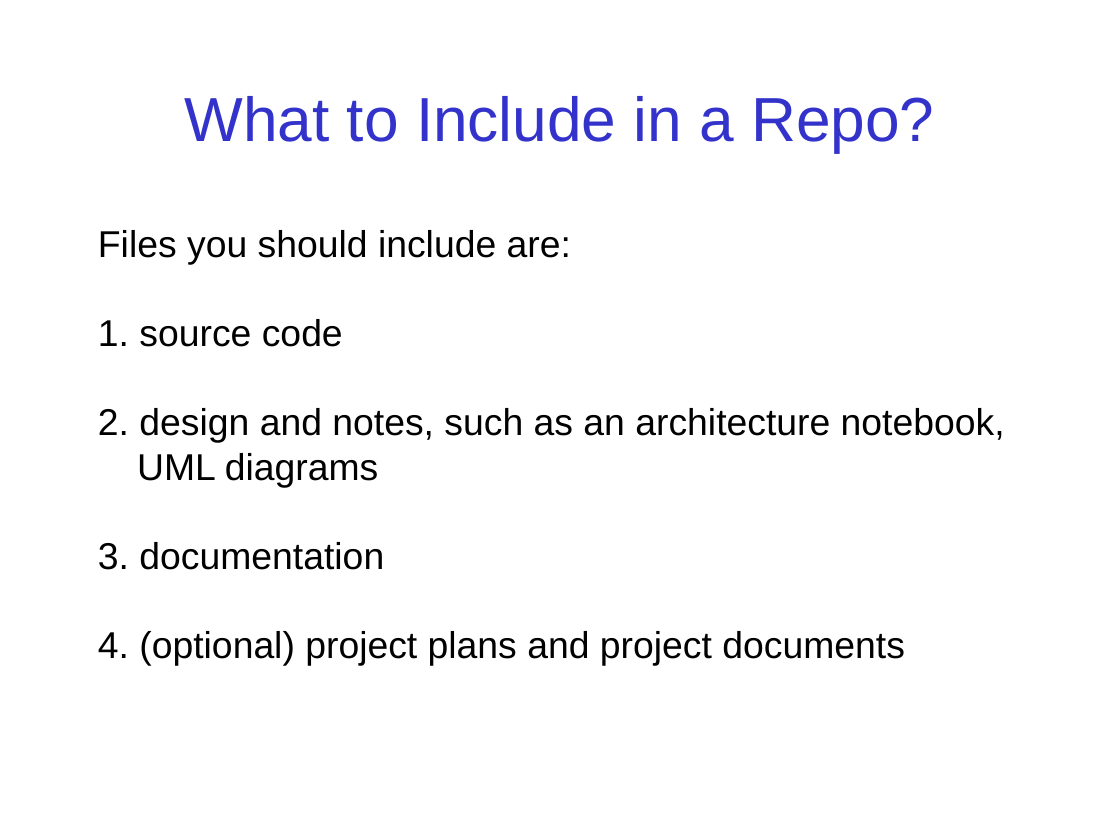
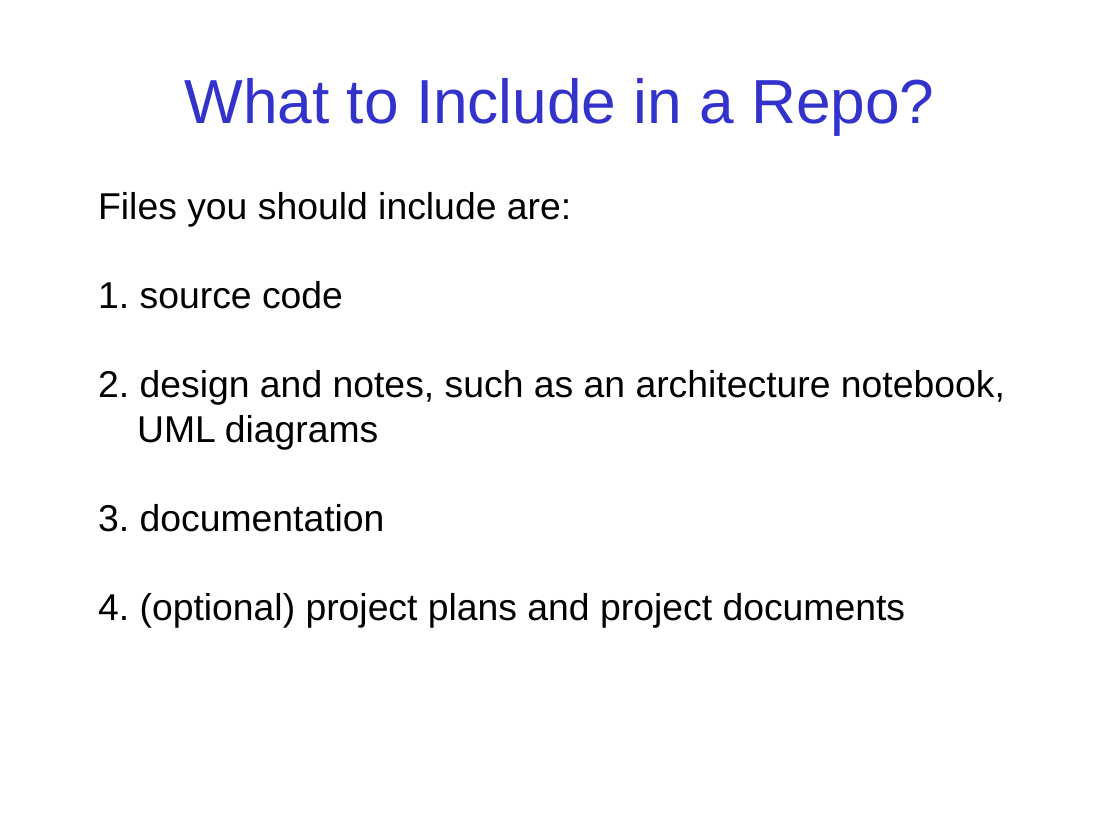
Before and after one commit to skeoop/skeoop.github.io, a slide deck: slide 10 of git/Git-Basics.ppt (slide 2 before the commit). Drawn at 1120x840 pixels with LibreOffice and Linux fonts; fonts in the diff are those of the drawing. Boxes give left, top, right and bottom in pixels: in the first picture for what was removed or moved away, otherwise in the second. Text is boxed around its words. In the diff, an @@ line names an element or a change of style, - is before the commit and + after.

```diff
--- a/git/Git-Basics.ppt
+++ b/git/Git-Basics.ppt
@@ title "What to Include in a ...": place and size @@
-title "What to Include in a ..." at <box>185,96,934,152</box>
+title "What to Include in a ..." at <box>185,78,934,134</box>
@@ text "Files you should include are:": place and size @@
-text "Files you should include are:" at <box>98,230,1005,665</box>
+text "Files you should include are:" at <box>98,192,1005,627</box>
```
Also in this commit, not shown: 1 other slide changed, 20 slides added, 4 other files.
